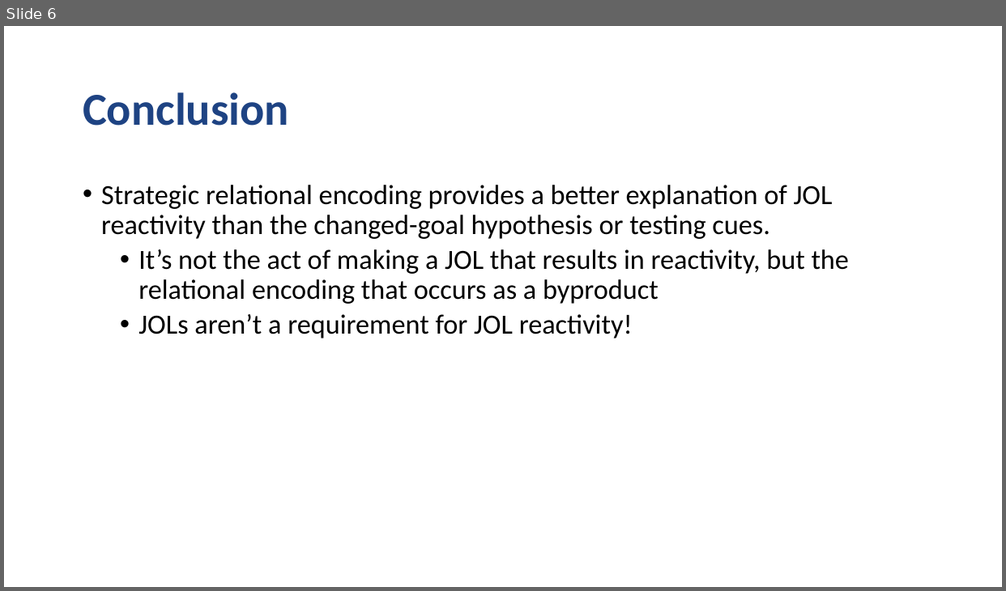
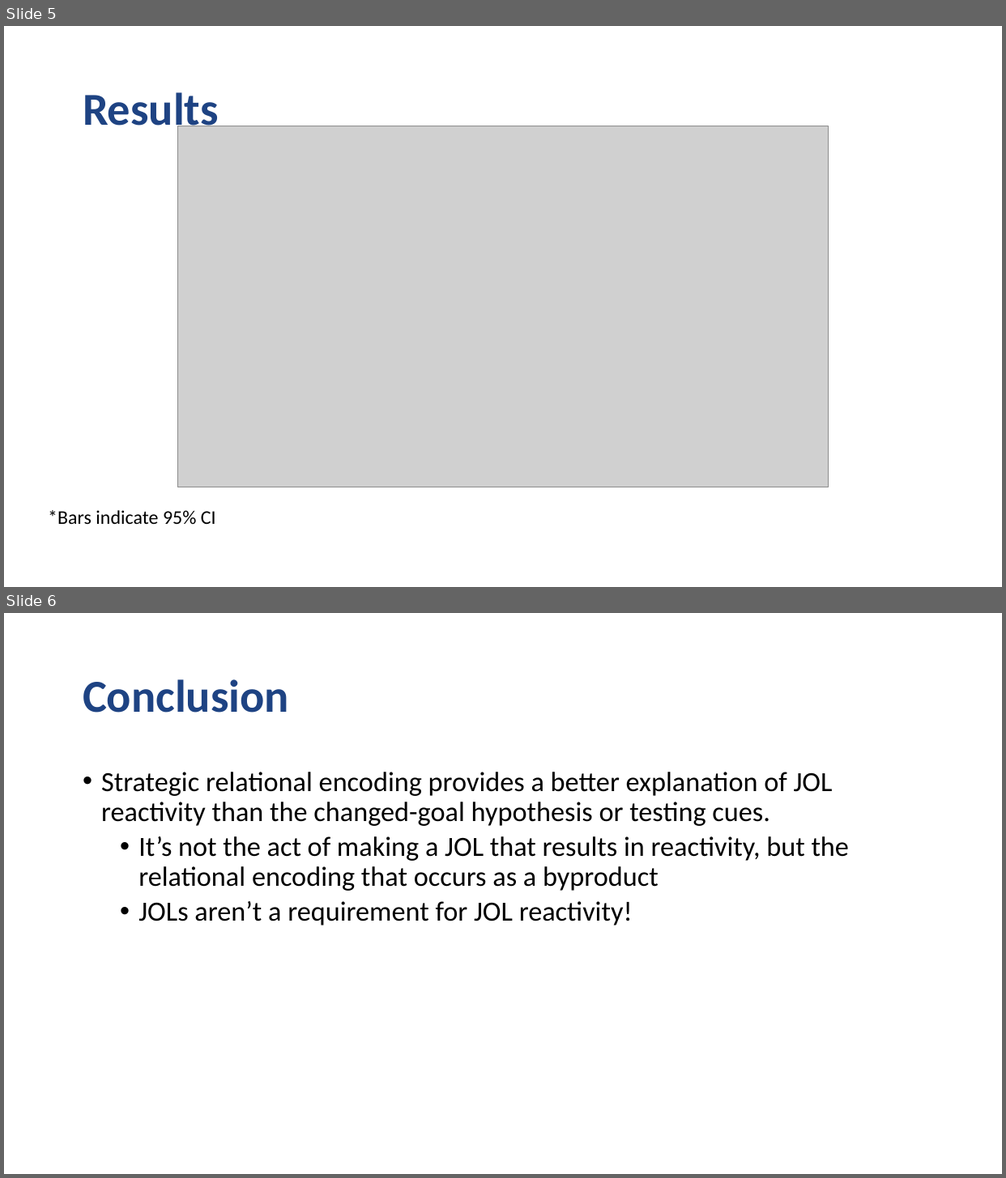
Before and after one commit to npm27/JOL-Reactivity-1, a slide deck: 6 Presentations/JOL Reactivity.pptx. Shown one above the other, each under a label of ours: slide 6 before the commit, slides 5 and 6 after it. The pictures are 1006x591 and 1006x1178 pixels, drawn with LibreOffice and Linux fonts; fonts in the diff are those of the drawing; grey boxes stand for pictures. Boxes give left, top, right and bottom in pixels: in the first picture for what was removed or moved away, otherwise in the second. Text is boxed around its words. In the diff, an @@ line names an element or a change of style, - is before the commit and + after.

```diff
--- a/6 Presentations/JOL Reactivity.pptx
+++ b/6 Presentations/JOL Reactivity.pptx
@@ slide 5 added at bbox=[4, 26, 1002, 587], background #FFFFFF @@
@@ title added at bbox=[83, 92, 219, 135], 33 pt, text #1E4383, bold @@
+Results
@@ picture added at bbox=[177, 126, 829, 487] @@
@@ text added at bbox=[48, 510, 216, 525], 14 pt, text #000000 @@
+*Bars indicate 95% CI
```
Also in this commit, not shown: 3 slides changed, 1 other slide added, 3 slides removed.
